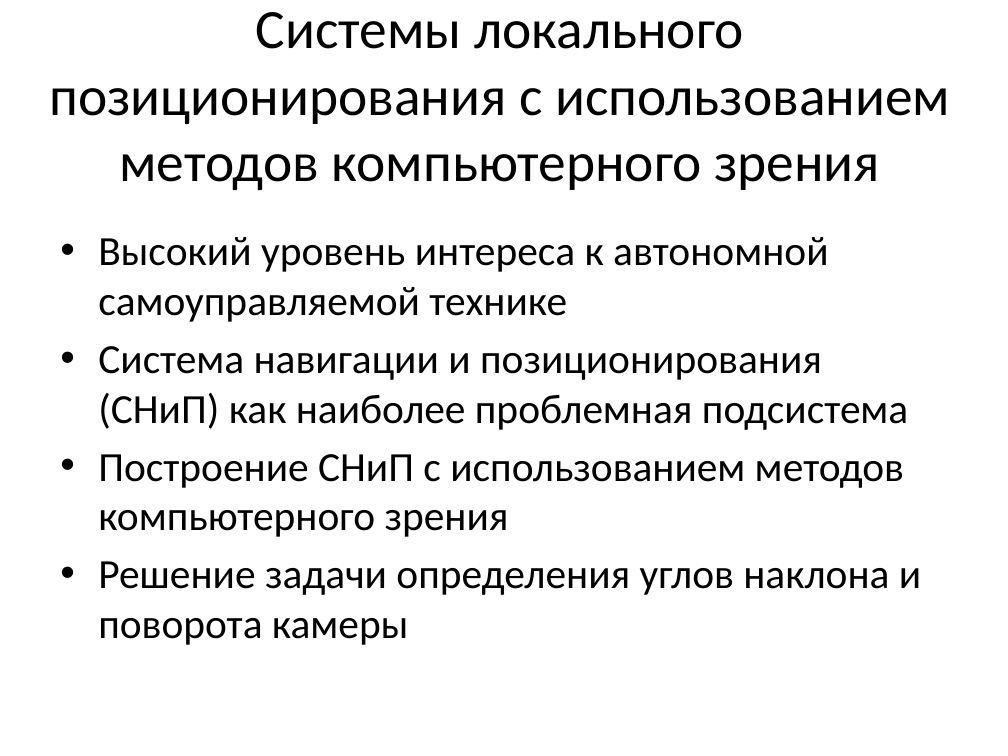
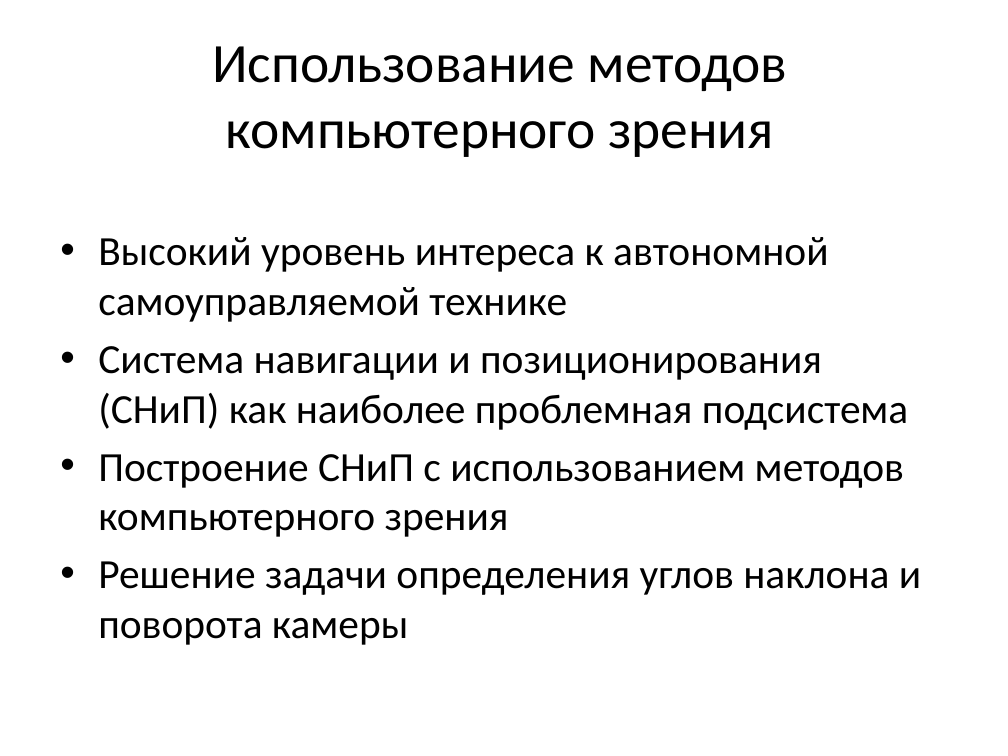
Before and after one commit to pkuderov/gyrocam, a slide deck: slide 6 of presentation.pptx. Drawn at 1008x756 pixels with LibreOffice and Linux fonts; fonts in the diff are those of the drawing. Boxes give left, top, right and bottom in pixels: in the first picture for what was removed or moved away, otherwise in the second. Text is boxed around its words. In the diff, an @@ line names an element or a change of style, - is before the commit and + after.

```diff
--- a/presentation.pptx
+++ b/presentation.pptx
@@ title at bbox=[212, 46, 788, 157]: text changed @@
-Системы локального позиционирования с использованием методов компьютерного зрения
+Использование методов компьютерного зрения
```
Also in this commit, not shown: 8 other slides changed, 1 other file.
